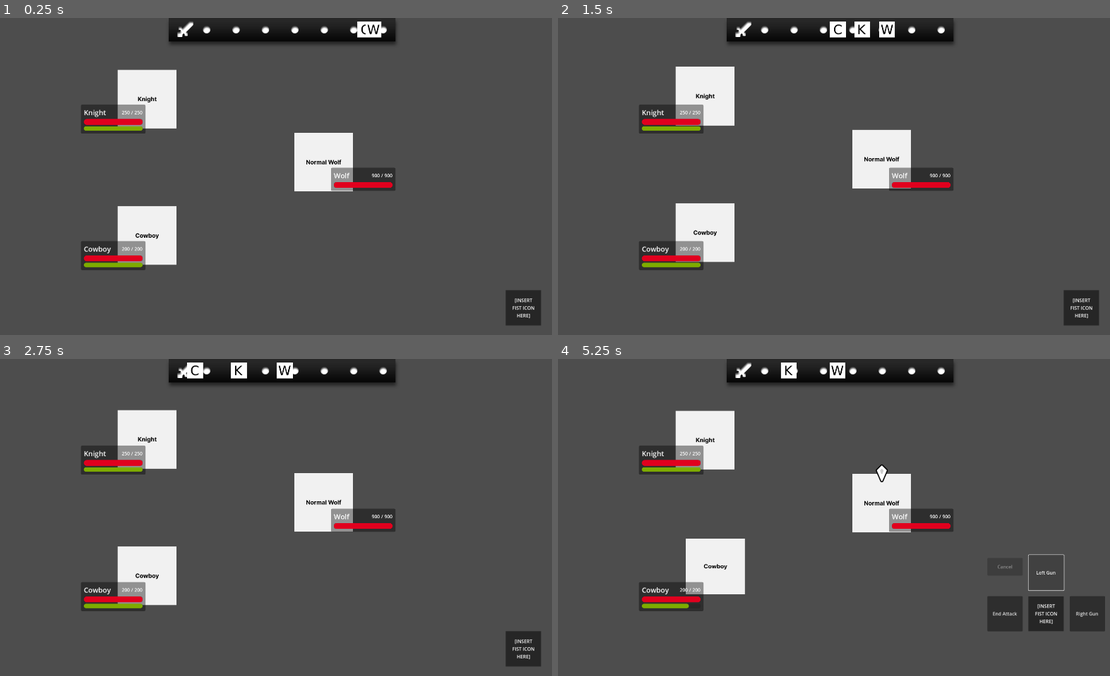
Above: before the commit, frames 1-4 (two rows, left to right).
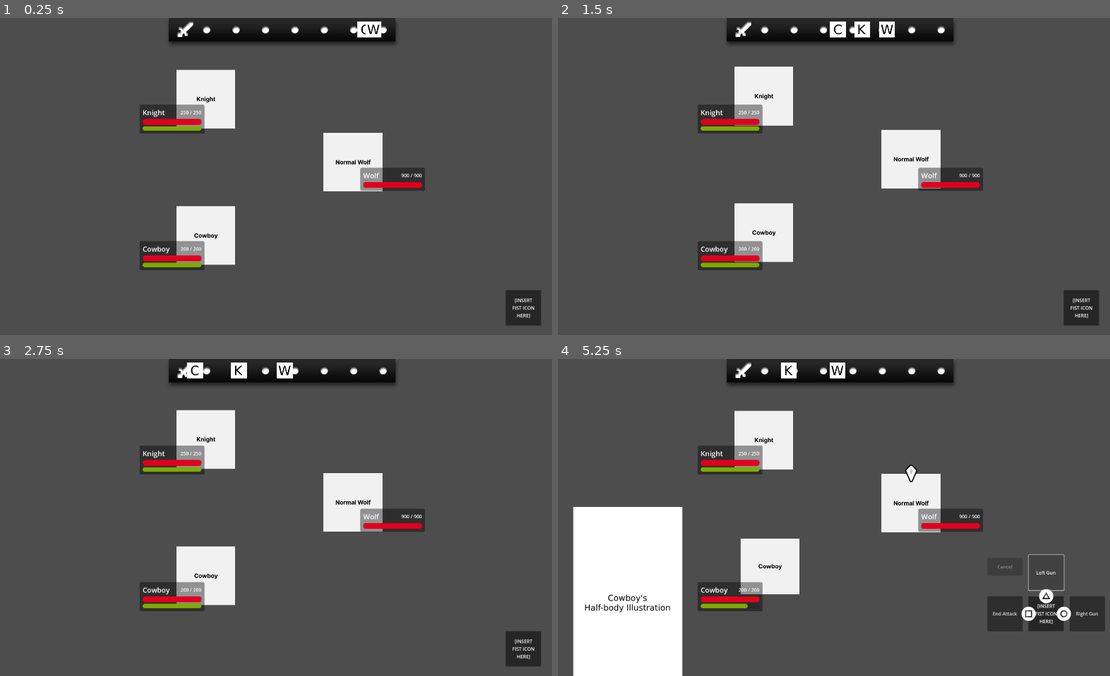
Above: after the commit, the same moments.

Repository: Endour-Company/Lykaia-2
Game: Godot game, scene res://main.tscn
Two runs of this game, one before a commit and one after it. Both use one fixed random seed, a clock stepped at 60 frames per second and the inputs below.
Inputs:
- Up to frame 1 (0.25 s): no input
- Up to frame 2 (1.5 s): no input
- Up to frame 3 (2.75 s): no input
- Up to frame 4 (5.25 s): click "Attack" at 4.25 s; click "Left Gun" at 5 s

The runs differ from the first frame. In frame 1, 12% of the frame differs, in the area x 14-77%, y 16-80%; in frame 2, 12%; in frame 3, 12%; in frame 4, 23%, in the area x 2-93%, y 16-100%.

Commit message:
Added input prompt icons and created base for controller support

Diff:
--- a/battle_system/modules/battle_flow_manager.gd
+++ b/battle_system/modules/battle_flow_manager.gd
@@ -58,6 +58,11 @@
 			chars_controller.get_enemy(index_target_enemy).position
 		)
 
+		## Shows player turn indicator
+		ui_controller.player_turn_indicator.show_sprite(
+			Utils.Resources["PLAYER_TURN_" + acting_character.char_name.to_upper()]
+		)
+
 		## Shows command buttons
 		ui_controller.command_buttons.show_actions()
 	else:
@@ -76,10 +81,11 @@
 		chars_controller.move_to_original_position(acting_character)
 		await acting_character.action_finished
 
-	## If acting character is a player, despawns battle pointer
-	## and hides command buttons.
+	## If acting character is a player, despawns battle pointer,
+	## hides pplayer turn indicator, and hides command buttons.
 	if chars_controller.is_player(acting_character) >= 0:
 		ui_controller.remove_battle_pointer()
+		ui_controller.player_turn_indicator.hide_sprite()
 		ui_controller.command_buttons.hide_actions()
 
 	## Waits 0.7 secs to give some delay before ending the turn
@@ -143,6 +149,9 @@
 		## disables attack choices in attack command buttons.
 		if chars_controller.is_energy_empty(acting_character):
 			ui_controller.command_buttons.disable_attack_choices()
+			ui_controller.command_buttons.set_input_state(
+				CommandButtons.INPUT_STATES.ATTACK_NO_ENERGY
+			)
 
 	## Sends attack command to CharactersController
 	chars_controller.attack(
--- a/battle_system/modules/characters_controller.gd
+++ b/battle_system/modules/characters_controller.gd
@@ -21,25 +21,25 @@
 @export_category("Players")
 @export_group("Positions")
 ## Stores the player's battle position when there's only one hero.
-@export var SINGLE_PLAYER_POS = Vector2(400, 500)
+@export var SINGLE_PLAYER_POS = Vector2(600, 500)
 
 ## Stores the players' battle position when there are 2-3 heroes.
 @export var MULTIPLE_PLAYER_POS = [
-	Vector2(500, 285),
-	Vector2(500, 750),
-	Vector2(300, 525)
+	Vector2(700, 285),
+	Vector2(700, 750),
+	Vector2(500, 525)
 ]
 
 @export_category("Enemies")
 @export_group("Positions")
 ## Stores the enemy's battle position if there's only one enemy.
-@export var SINGLE_ENEMY_POS = Vector2(1100, 500)
+@export var SINGLE_ENEMY_POS = Vector2(1200, 500)
 
 ## Stores the players' battle position when there are 2-3 enemies.
 @export var MULTIPLE_ENEMY_POS = [
-	Vector2(1100, 285),
-	Vector2(1100, 750),
-	Vector2(1300, 525)
+	Vector2(1200, 285),
+	Vector2(1200, 750),
+	Vector2(1400, 525)
 ]
 
 
--- a/battle_system/modules/ui_controller.gd
+++ b/battle_system/modules/ui_controller.gd
@@ -8,6 +8,10 @@
 
 ## Holds the battle wait bar interface for handling character's indicators
 @onready var wait_bar: BattleWaitBar = $BattleScreen/BattleWaitBar
+
+## Holds the player turn indicator node for indicating which turn
+## of the player's characters it is.
+@onready var player_turn_indicator: PlayerTurnIndicator = $BattleScreen/PlayerTurnIndicator
 
 ## Holds the battle command buttons for handling showing and hiding buttons
 @onready var command_buttons: CommandButtons = $BattleScreen/CommandButtons
--- a/project.godot
+++ b/project.godot
@@ -27,6 +27,29 @@
 window/size/window_height_override=720
 window/stretch/mode="viewport"
 
+[input]
+
+action1={
+"deadzone": 0.5,
+"events": [Object(InputEventJoypadButton,"resource_local_to_scene":false,"resource_name":"","device":-1,"button_index":3,"pressure":0.0,"pressed":true,"script":null)
+]
+}
+action2={
+"deadzone": 0.5,
+"events": [Object(InputEventJoypadButton,"resource_local_to_scene":false,"resource_name":"","device":-1,"button_index":1,"pressure":0.0,"pressed":true,"script":null)
+]
+}
+action3={
+"deadzone": 0.5,
+"events": [Object(InputEventJoypadButton,"resource_local_to_scene":false,"resource_name":"","device":-1,"button_index":0,"pressure":0.0,"pressed":true,"script":null)
+]
+}
+action4={
+"deadzone": 0.5,
+"events": [Object(InputEventJoypadButton,"resource_local_to_scene":false,"resource_name":"","device":-1,"button_index":2,"pressure":0.0,"pressed":true,"script":null)
+]
+}
+
 [rendering]
 
 renderer/rendering_method="mobile"
--- a/resources/interfaces/battle_screen/battle_screen.tscn
+++ b/resources/interfaces/battle_screen/battle_screen.tscn
@@ -1,7 +1,8 @@
-[gd_scene load_steps=3 format=3 uid="uid://pjufv2tcmypc"]
+[gd_scene load_steps=4 format=3 uid="uid://pjufv2tcmypc"]
 
 [ext_resource type="PackedScene" uid="uid://tsoq6n20kqwi" path="res://resources/interfaces/battle_screen/modules/battle_wait_bar/battle_wait_bar.tscn" id="1_ofv0c"]
 [ext_resource type="PackedScene" uid="uid://6e26yg70j0sq" path="res://resources/interfaces/battle_screen/modules/command_buttons/command_buttons.tscn" id="2_v2sy2"]
+[ext_resource type="PackedScene" uid="uid://dfaut8ltx2tjc" path="res://resources/interfaces/battle_screen/modules/player_turn_indicator/player_turn_indicator.tscn" id="3_wg6tk"]
 
 [node name="BattleScreen" type="CanvasLayer"]
 
@@ -19,3 +20,5 @@
 offset_bottom = -12.0
 grow_horizontal = 0
 grow_vertical = 0
+
+[node name="PlayerTurnIndicator" parent="." instance=ExtResource("3_wg6tk")]
--- a/resources/interfaces/battle_screen/modules/command_buttons/command_buttons.gd
+++ b/resources/interfaces/battle_screen/modules/command_buttons/command_buttons.gd
@@ -3,7 +3,17 @@
 
 ## Class for command buttons in-battle
 
-## Holds all button scenes
+## Holds input state for controlling whether or not to accept inputs,
+## other than button clicks.
+enum INPUT_STATES {
+	FORBIDDEN,
+	ACTION,
+	ATTACK,
+	ATTACK_NO_ENERGY,
+}
+var input_state: int = INPUT_STATES.FORBIDDEN
+
+## Holds all button nodes
 @onready var attack_btn: Button = $AttackButton
 @onready var core_btn: Button = $CoreButton
 @onready var item_btn: Button = $ItemButton
@@ -15,8 +25,17 @@
 @onready var cancel_attack_btn: Button = $CancelAttackButton
 @onready var center_texture = $CenterContainer
 
-## Holds some anchor point values
-@export_group("Anchor Points")
+## Stores how many attack to show in attack command buttons.
+var attack_count: int
+
+## Holds input prompt nodes
+@onready var prompt1: TextureRect = $Action1PromptIcon
+@onready var prompt2: TextureRect = $Action2PromptIcon
+@onready var prompt3: TextureRect = $Action3PromptIcon
+@onready var prompt4: TextureRect = $Action4PromptIcon
+
+## Holds some anchor point values for buttons, etc
+@export_group("General Anchor Points")
 @export_range(0,1) var center_anchor: float = 0.5
 @export_range(0,1) var top_anchor: float = 0.15
 @export_range(0,1) var top_anchor_alt: float = 0.1
@@ -26,6 +45,14 @@
 @export_range(0,1) var bottom_anchor_alt: float = 0.8
 @export_range(0,1) var left_anchor: float = 0.15
 @export_range(0,1) var left_anchor_alt: float = 0.1
+
+## Holds some anchor point values for input prompt icons
+@export_group("Anchor Points for Input Prompts")
+@export_range(0,1) var prompt_top_anchor: float = 0.35
+@export_range(0,1) var prompt_right_anchor: float = 0.65
+@export_range(0,1) var prompt_bottom_anchor: float = 0.65
+@export_range(0,1) var prompt_left_anchor: float = 0.35
+
 
 ## Holds how long a tween animation will be
 var anim_dur: float = 0.5
@@ -41,7 +68,7 @@
 signal end_attack
 signal cancel_attack
 
-
+#region Holds show/hide methods for the center texture.
 ## Shows center texture (move it to the center)
 func show_center_texture(current_tween = null):
 	## Show center texture is used with other show methods most of the time,
@@ -75,8 +102,102 @@
 	tween.parallel().tween_property(
 		center_texture, "anchor_top", bottom_anchor_alt, 0.2
 	).from(center_anchor)
-
-
+#endregion
+
+
+#region Holds show/hide methods for the input prompt icons.
+## Shows input prompt icons to their respective positions.
+## show_trigger controls whether to show the R1/L1 buttons, and
+## main_action_count controls how many button prompts to show (1-4).
+func show_input_prompts(
+	current_tween = null,
+	main_action_count: int = 4,
+	show_trigger: bool = true
+):
+	## This method is used with other methods that use tween most of the time,
+	## so only create a new tween if current_tween is null.
+	var tween: Tween
+	if current_tween != null:
+		tween = current_tween
+	else:
+		tween = create_tween().set_trans(Tween.TRANS_CIRC)
+
+	## Sets tween as parallel
+	tween.set_parallel(true)
+
+	## Animates input prompt icons
+	if main_action_count >= 1:
+		tween.tween_property(
+			prompt1, "anchor_bottom", prompt_top_anchor, anim_dur
+		).from(center_anchor)
+		tween.tween_property(prompt1, "modulate:a", 1, anim_dur).from(0)
+
+	if main_action_count >= 2:
+		tween.tween_property(
+			prompt2, "anchor_left", prompt_right_anchor, anim_dur
+		).from(center_anchor)
+		tween.tween_property(prompt2, "modulate:a", 1, anim_dur).from(0)
+
+	if main_action_count >= 3:
+		tween.tween_property(
+			prompt3, "anchor_top", prompt_bottom_anchor, anim_dur
+		).from(center_anchor)
+		tween.tween_property(prompt3, "modulate:a", 1, anim_dur).from(0)
+
+	## Prompt 4 will always be shown
+	tween.tween_property(
+		prompt4, "anchor_right", prompt_left_anchor, anim_dur
+	).from(center_anchor)
+	tween.tween_property(prompt4, "modulate:a", 1, anim_dur).from(0)
+
+
+## Hides input prompt icons.
+## hide_trigger controls whether to hide the R1/L1 buttons,
+## and main_action_count controls how many button prompts to hide (1-4).
+func hide_input_prompts(
+	current_tween = null,
+	main_action_count: int = 4,
+	hide_trigger: bool = false
+):
+	## This method is used together with other methods that use tween most of
+	## the time, so only create a new tween if current_tween is null.
+	var tween: Tween
+	if current_tween != null:
+		tween = current_tween
+	else:
+		tween = create_tween().set_trans(Tween.TRANS_CIRC)
+
+	## Sets tween parallel
+	tween.set_parallel(true)
+
+	## Animates input prompt icons
+	if main_action_count >= 1:
+		tween.tween_property(
+			prompt1, "anchor_top", center_anchor, anim_dur
+		)
+		tween.tween_property(prompt1, "modulate:a", 0, anim_dur)
+
+	if main_action_count >= 2:
+		tween.tween_property(
+			prompt2, "anchor_right", center_anchor, anim_dur
+		)
+		tween.tween_property(prompt2, "modulate:a", 0, anim_dur)
+
+	if main_action_count >= 3:
+		tween.tween_property(
+			prompt3, "anchor_bottom", center_anchor, anim_dur
+		)
+		tween.tween_property(prompt3, "modulate:a", 0, anim_dur)
+
+	## Prompt 4 would always be hidden.
+	tween.tween_property(
+		prompt4, "anchor_left", center_anchor, anim_dur
+	)
+	tween.tween_property(prompt4, "modulate:a", 0, anim_dur)
+#endregion
+
+
+#region Holds show/hide methods for the action buttons.
 ## Show action buttons with tween animation
 func show_actions(move_center_texture: bool = true):
 	## Sets visibility
@@ -127,15 +248,22 @@
 	).from(center_anchor)
 	tween.tween_property(target_btn, "modulate:a", 1, anim_dur).from(0)
 
-	## Enables all buttons when tween is finished
+	## Shows input prompts
+	show_input_prompts(tween)
+
+	## Enables all buttons when tween is finished and change input state
 	tween.set_parallel(false)
 	tween.tween_callback(_set_action_btns_disabled.bind(false))
+	tween.tween_callback(set_input_state.bind(INPUT_STATES.ACTION))
 
 
 ## Hide action buttons with tween animation
 func hide_actions(move_center_texture: bool = true):
 	## Disables all buttons
 	_set_action_btns_disabled(true)
+
+	## Change input state
+	set_input_state(INPUT_STATES.FORBIDDEN)
 
 	## Creates animations
 	var tween = create_tween().set_trans(Tween.TRANS_CIRC)
@@ -156,6 +284,9 @@
 	tween.tween_property(target_btn, "anchor_top", 0.5, anim_dur).from(0.1)
 	tween.tween_property(target_btn, "modulate:a", 0, anim_dur).from(1)
 
+	## Hides input prompts
+	hide_input_prompts(tween)
+
 	## Moves center texture to bottom right
 	if move_center_texture:
 		hide_center_texture(tween)
@@ -163,8 +294,10 @@
 	## Hides visibility of all buttons when tween is finished
 	tween.set_parallel(false)
 	tween.tween_callback(_set_action_btns_visibility.bind(false))
-
-
+#endregion
+
+
+#region Holds show/hide methods for the attack command buttons.
 ## Shows attack command buttons
 func show_attack_commands(attack_set: Array):
 	## Sets visibility of attack buttons
@@ -173,7 +306,9 @@
 	## Creates tween
 	var tween = create_tween().set_trans(Tween.TRANS_CIRC)
 
-	for i in attack_set.size():
+	## Sets attack cound
+	attack_count = attack_set.size()
+	for i in attack_count:
 		## Sets button's text to attack's name and shows the button
 		attack_btns[i].set_text(attack_set[i]["name"])
 
@@ -210,9 +345,13 @@
 	).from(center_anchor)
 	tween.tween_property(cancel_attack_btn, "modulate:a", 1, anim_dur).from(0)
 
-	## Enables all attack buttons when tween is finished
+	## Shows input prompt icons
+	show_input_prompts(tween, attack_count)
+
+	## Enables all attack buttons when tween is finished and change input state
 	tween.set_parallel(false)
-	tween.tween_callback(_set_attack_btns_disabled.bind(attack_btns.size(), false))
+	tween.tween_callback(_set_attack_btns_disabled.bind(attack_count, false))
+	tween.tween_callback(set_input_state.bind(INPUT_STATES.ATTACK))
 
 	## End attack will be disabled first
 	tween.tween_callback(end_attack_btn.set_disabled.bind(true))
@@ -221,13 +360,16 @@
 ## Hides attack command buttons
 func hide_attack_commands(move_center_texture: bool = false):
 	## Disables all attack buttons
-	_set_attack_btns_disabled(attack_btns.size(), true)
+	_set_attack_btns_disabled(attack_count, true)
+
+	## Change input state
+	set_input_state(INPUT_STATES.FORBIDDEN)
 
 	## Creates tween for animation
 	var tween = create_tween().set_trans(Tween.TRANS_CIRC)
 
 	## Animates button, only if it's visible
-	for i in attack_btns.size():
+	for i in attack_count:
 		if not attack_btns[i].is_visible():
 			continue
 
@@ -264,6 +406,9 @@
 	).from(top_anchor_alt)
 	tween.tween_property(cancel_attack_btn, "modulate:a", 0, anim_dur).from(1)
 
+	## Hides input prompt icons
+	hide_input_prompts(tween, attack_count)
+
 	## Moves center texture to bottom right when needed
 	if move_center_texture:
 		hide_center_texture(tween)
@@ -271,6 +416,7 @@
 	## Sets visibility of all attack command buttons when tween is finished
 	tween.set_parallel(false)
 	tween.tween_callback(_set_attack_btns_visibility.bind(attack_btns.size(), false))
+#endregion
 
 
 ## Disables attack choice buttons,
@@ -278,6 +424,11 @@
 func disable_attack_choices():
 	for btn in attack_btns:
 		btn.set_disabled(true)
+
+
+## Sets input state.
+func set_input_state(state: int):
+	input_state = state
 
 
 ## Ready function
@@ -287,6 +438,60 @@
 	_set_action_btns_disabled(true)
 	_set_attack_btns_visibility(attack_btns.size(), false)
 	_set_attack_btns_disabled(attack_btns.size(), true)
+
+
+## Process function, to handle incoming inputs.
+func _process(delta):
+	## Don't accept input if input state is forbidden.
+	if INPUT_STATES.FORBIDDEN:
+		return
+
+	## Handles incoming inputs based on the input state.
+	if Input.is_action_just_pressed("action1"):
+		_play_button_click_animation(prompt1)
+
+		## Action1 corresponds to Attack (MAIN) and Attack1 (ATTACK)
+		match input_state:
+			INPUT_STATES.ACTION:
+				_on_attack_button_pressed()
+			INPUT_STATES.ATTACK:
+				_on_attack_command_pressed(0)
+	elif Input.is_action_just_pressed("action2"):
+		_play_button_click_animation(prompt2)
+
+		## Action2 corresponds to Core (MAIN) and Attack2 (ATTACK)
+		match input_state:
+			INPUT_STATES.ACTION:
+				pass
+			INPUT_STATES.ATTACK:
+				_on_attack_command_pressed(1)
+	elif Input.is_action_just_pressed("action3"):
+		_play_button_click_animation(prompt3)
+
+		## Action3 corresponds to Item (MAIN) and Attack3 (ATTACK)
+		match input_state:
+			INPUT_STATES.ACTION:
+				pass
+			INPUT_STATES.ATTACK:
+				_on_attack_command_pressed(2)
+	elif Input.is_action_just_pressed("action4"):
+		_play_button_click_animation(prompt4)
+
+		## Action4 corresponds to Guard (MAIN) and End Attack (ATTACK)
+		match input_state:
+			INPUT_STATES.ACTION:
+				_on_guard_button_pressed()
+			INPUT_STATES.ATTACK:
+				_on_end_attack_button_pressed()
+			INPUT_STATES.ATTACK_NO_ENERGY:
+				_on_end_attack_button_pressed()
+
+
+## Plays button click animation.
+func _play_button_click_animation(button: Node):
+	var tween: Tween = create_tween().set_trans(Tween.TRANS_CIRC)
+	tween.tween_property(button, "scale", Vector2(0.9,0.9), 0.2)
+	tween.tween_property(button, "scale", Vector2(1,1), 0.2)
 
 
 ## Sets the visibility of all action buttons
--- a/resources/interfaces/battle_screen/modules/command_buttons/command_buttons.tscn
+++ b/resources/interfaces/battle_screen/modules/command_buttons/command_buttons.tscn
@@ -1,6 +1,10 @@
-[gd_scene load_steps=2 format=3 uid="uid://6e26yg70j0sq"]
+[gd_scene load_steps=6 format=3 uid="uid://6e26yg70j0sq"]
 
 [ext_resource type="Script" path="res://resources/interfaces/battle_screen/modules/command_buttons/command_buttons.gd" id="1_cnsrv"]
+[ext_resource type="Texture2D" uid="uid://dyv6opnorby48" path="res://resources/interfaces/input_prompt_icons/playstation_button_circle.png" id="2_3lhqv"]
+[ext_resource type="Texture2D" uid="uid://qlr0snwmj18x" path="res://resources/interfaces/input_prompt_icons/playstation_button_triangle.png" id="2_fnlt7"]
+[ext_resource type="Texture2D" uid="uid://cavt0yr00bdr0" path="res://resources/interfaces/input_prompt_icons/playstation_button_cross.png" id="4_xa7re"]
+[ext_resource type="Texture2D" uid="uid://ilx2cn0m51e6" path="res://resources/interfaces/input_prompt_icons/playstation_button_square.png" id="5_0e0bb"]
 
 [node name="CommandButtons" type="Control"]
 custom_minimum_size = Vector2(400, 400)
@@ -221,6 +225,66 @@
 FIST ICON
 HERE]"
 horizontal_alignment = 1
+
+[node name="Action1PromptIcon" type="TextureRect" parent="."]
+modulate = Color(1, 1, 1, 0)
+layout_mode = 1
+anchors_preset = -1
+anchor_left = 0.5
+anchor_top = 0.5
+anchor_right = 0.5
+anchor_bottom = 0.5
+offset_left = -32.0
+offset_top = -32.0
+offset_right = 32.0
+offset_bottom = 32.0
+pivot_offset = Vector2(32, 32)
+texture = ExtResource("2_fnlt7")
+
+[node name="Action2PromptIcon" type="TextureRect" parent="."]
+modulate = Color(1, 1, 1, 0)
+layout_mode = 1
+anchors_preset = -1
+anchor_left = 0.5
+anchor_top = 0.5
+anchor_right = 0.5
+anchor_bottom = 0.5
+offset_left = -32.0
+offset_top = -32.0
+offset_right = 32.0
+offset_bottom = 32.0
+pivot_offset = Vector2(32, 32)
+texture = ExtResource("2_3lhqv")
+
+[node name="Action3PromptIcon" type="TextureRect" parent="."]
+modulate = Color(1, 1, 1, 0)
+layout_mode = 1
+anchors_preset = -1
+anchor_left = 0.5
+anchor_top = 0.5
+anchor_right = 0.5
+anchor_bottom = 0.5
+offset_left = -32.0
+offset_top = -32.0
+offset_right = 32.0
+offset_bottom = 32.0
+pivot_offset = Vector2(32, 32)
+texture = ExtResource("4_xa7re")
+
+[node name="Action4PromptIcon" type="TextureRect" parent="."]
+modulate = Color(1, 1, 1, 0)
+layout_mode = 1
+anchors_preset = -1
+anchor_left = 0.5
+anchor_top = 0.5
+anchor_right = 0.5
+anchor_bottom = 0.5
+offset_left = -32.0
+offset_top = -32.0
+offset_right = 32.0
+offset_bottom = 32.0
+pivot_offset = Vector2(32, 32)
+texture = ExtResource("5_0e0bb")
 
 [connection signal="pressed" from="AttackButton" to="." method="_on_attack_button_pressed"]
 [connection signal="pressed" from="GuardButton" to="." method="_on_guard_button_pressed"]
--- /dev/null
+++ b/resources/interfaces/battle_screen/modules/player_turn_indicator/player_turn_indicator.gd
@@ -0,0 +1,42 @@
+extends Control
+class_name PlayerTurnIndicator
+
+## Class for handling illustration indicating which turn it is.
+
+@export_group("Position")
+
+## Position of sprite when hiding the indicator.
+@export var hide_pos: Vector2 = Vector2(-500,-580)
+
+## Position of sprite when showing the indicator.
+@export var show_pos: Vector2 = Vector2(50,-580)
+
+## Holds the texture node
+@onready var sprite: TextureRect = $PlayerTurnSprite
+
+## Holds the tween duration
+var anim_dur: float = 1.0
+
+## Hides sprite
+func hide_sprite():
+	## Animates using tween.
+	var tween: Tween = create_tween().set_trans(Tween.TRANS_CIRC)
+
+	tween.tween_property(sprite, "position", hide_pos, anim_dur)
+
+
+## Shows sprite, accepts sprite texture as argument.
+func show_sprite(texture = null):
+	## Sets sprite's texture if texture is not null.
+	if texture != null:
+		sprite.set_texture(texture)
+
+	## Animates sliding in.
+	var tween: Tween = create_tween().set_trans(Tween.TRANS_CIRC)
+
+	tween.tween_property(sprite, "position", show_pos, anim_dur)
+
+
+func _ready():
+	## Sets sprite's position to the initial hide pos.
+	sprite.set_position(hide_pos)
--- /dev/null
+++ b/resources/interfaces/battle_screen/modules/player_turn_indicator/player_turn_indicator.tscn
@@ -0,0 +1,22 @@
+[gd_scene load_steps=2 format=3 uid="uid://dfaut8ltx2tjc"]
+
+[ext_resource type="Script" path="res://resources/interfaces/battle_screen/modules/player_turn_indicator/player_turn_indicator.gd" id="1_2qyc1"]
+
+[node name="PlayerTurnIndicator" type="Control"]
+layout_mode = 3
+anchors_preset = 2
+anchor_top = 1.0
+anchor_bottom = 1.0
+grow_vertical = 0
+script = ExtResource("1_2qyc1")
+
+[node name="PlayerTurnSprite" type="TextureRect" parent="."]
+layout_mode = 1
+anchors_preset = 2
+anchor_top = 1.0
+anchor_bottom = 1.0
+offset_left = -500.0
+offset_top = -580.0
+offset_right = -124.0
+offset_bottom = 162.0
+grow_vertical = 0
--- a/utility/utils.gd
+++ b/utility/utils.gd
@@ -17,6 +17,14 @@
 	"BATTLE_POINTER": preload("res://resources/interfaces/battle_screen/modules/battle_pointer/battle_pointer.tscn"),
 	"BATTLE_WAIT_INDICATOR": preload("res://resources/interfaces/battle_screen/modules/battle_wait_bar/battle_wait_indicator.tscn"),
 	"DAMAGE_INDICATOR": preload("res://resources/interfaces/battle_screen/modules/damage_indicator/damage_indicator.tscn"),
+	"INPUT_CIRCLE": preload("res://resources/interfaces/input_prompt_icons/playstation_button_circle.png"),
+	"INPUT_CROSS": preload("res://resources/interfaces/input_prompt_icons/playstation_button_cross.png"),
+	"INPUT_SQUARE": preload("res://resources/interfaces/input_prompt_icons/playstation_button_square.png"),
+	"INPUT_TRIANGLE": preload("res://resources/interfaces/input_prompt_icons/playstation_button_triangle.png"),
+	"INPUT_TRIGGER_L1": preload("res://resources/interfaces/input_prompt_icons/playstation_trigger_l1.png"),
+	"INPUT_TRIGGER_R1": preload("res://resources/interfaces/input_prompt_icons/playstation_trigger_r1.png"),
+	"PLAYER_TURN_COWBOY": preload("res://resources/characters/player/cowboy/sprite_halfbody_cowboy.png"),
+	"PLAYER_TURN_KNIGHT": preload("res://resources/characters/player/knight/sprite_halfbody_knight.png"),
 	"KNIGHT": preload("res://resources/characters/player/knight/knight.tscn"),
 	"COWBOY": preload("res://resources/characters/player/cowboy/cowboy.tscn"),
 	"WOLF": preload("res://resources/characters/enemies/wolf/wolf.tscn"),
Binary file added: resources/characters/player/cowboy/sprite_halfbody_cowboy.png
Not shown, added: resources/characters/player/cowboy/sprite_halfbody_cowboy.png.import
Binary file added: resources/characters/player/knight/sprite_halfbody_knight.png
Not shown, added: resources/characters/player/knight/sprite_halfbody_knight.png.import
Binary file added: resources/interfaces/input_prompt_icons/playstation_button_circle.png
Not shown, added: resources/interfaces/input_prompt_icons/playstation_button_circle.png.import
Binary file added: resources/interfaces/input_prompt_icons/playstation_button_cross.png
Not shown, added: resources/interfaces/input_prompt_icons/playstation_button_cross.png.import
Binary file added: resources/interfaces/input_prompt_icons/playstation_button_square.png
Not shown, added: resources/interfaces/input_prompt_icons/playstation_button_square.png.import
Binary file added: resources/interfaces/input_prompt_icons/playstation_button_triangle.png
Not shown, added: resources/interfaces/input_prompt_icons/playstation_button_triangle.png.import
(and 4 more such lines)
